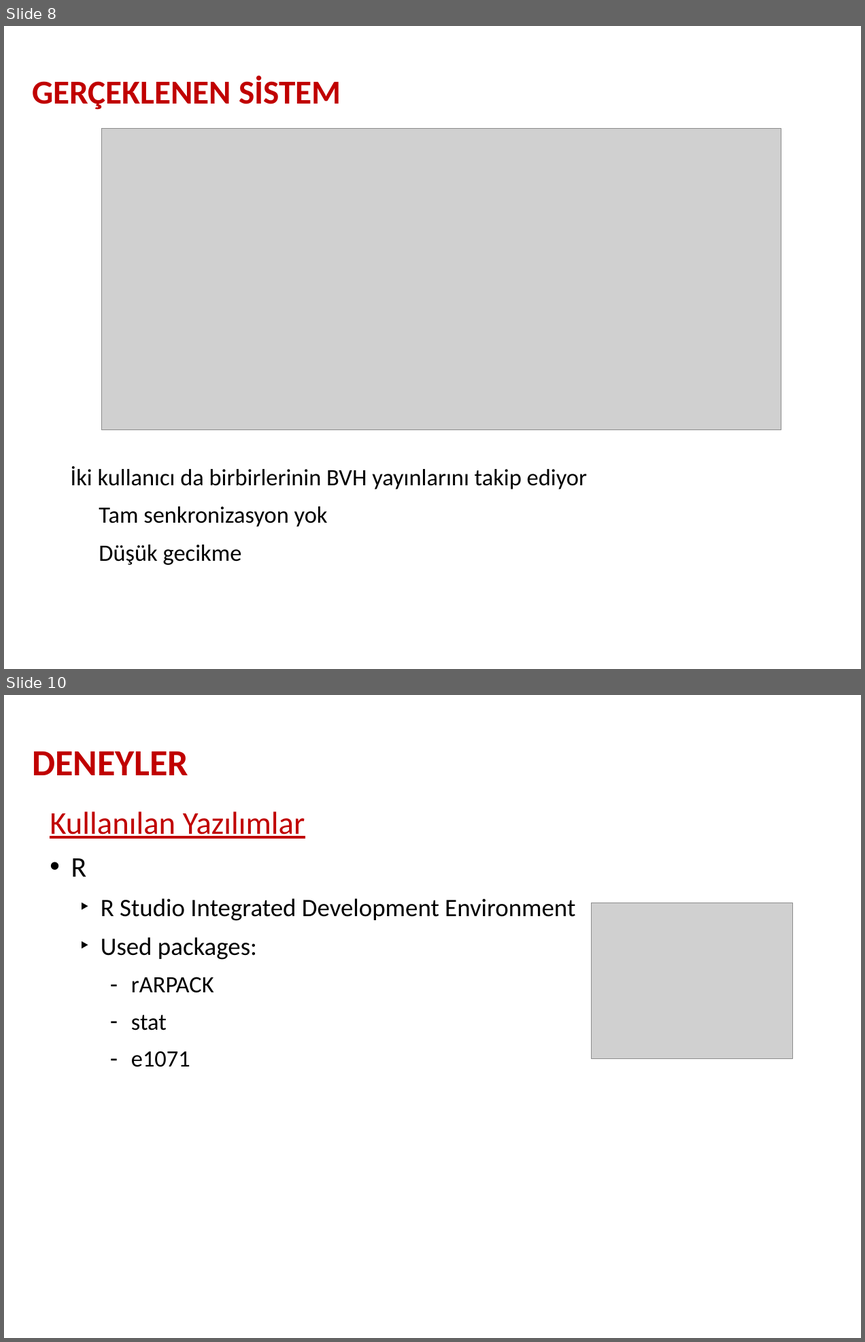
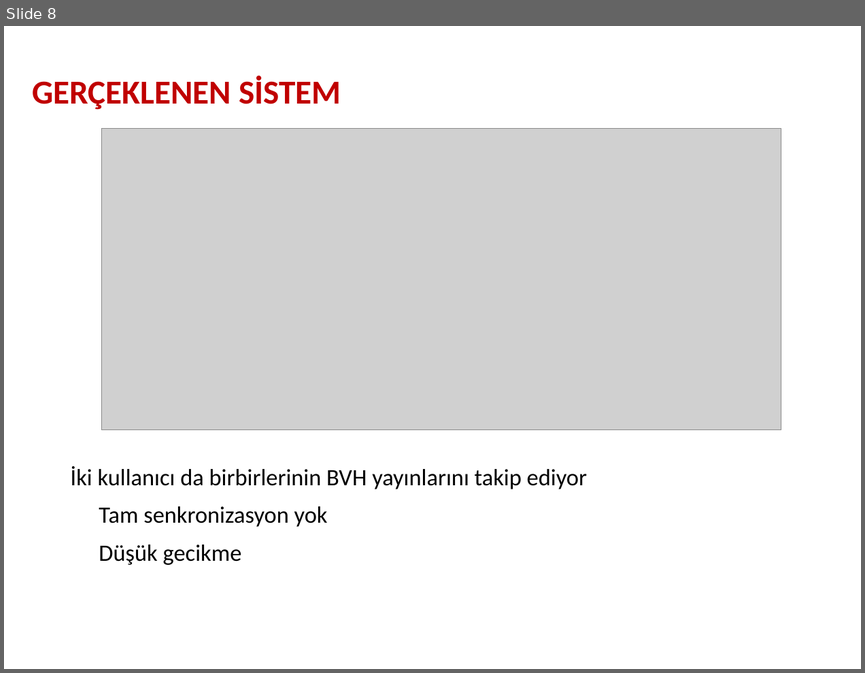
Before and after one commit to umutyazgan/unity-network-mocap, a slide deck: sunum.odp. Shown one above the other, each under a label of ours: slides 8 and 10 before the commit, slide 8 after it; the slides between them are not shown. The pictures are 865x1342 and 865x673 pixels, drawn with LibreOffice and Linux fonts; fonts in the diff are those of the drawing; grey boxes stand for pictures; background and template pictures are left out. Boxes give left, top, right and bottom in pixels: in the first picture for what was removed or moved away, otherwise in the second. Text is boxed around its words. In the diff, an @@ line names an element or a change of style, - is before the commit and + after.

```diff
--- a/sunum.odp
+++ b/sunum.odp
@@ slide 10 removed at (x1=4, y1=695, x2=861, y2=1338), background picture (left out) @@
@@ text removed at (x1=32, y1=751, x2=188, y2=775) @@
-DENEYLER
@@ text removed at (x1=50, y1=811, x2=575, y2=1067) @@
-Kullanılan Yazılımlar
-• R
-  ‣ R Studio Integrated Development Environment
-  ‣ Used packages:
-    – rARPACK
-    – stat
-    – e1071
@@ picture removed at (x1=591, y1=903, x2=792, y2=1059) @@
```
Also in this commit, not shown: 5 slides changed, 5 slides added, 4 other slides removed.
